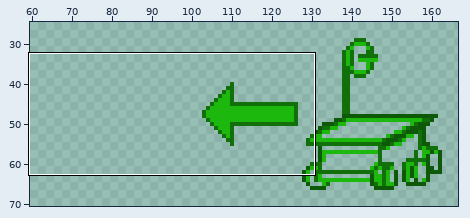
Sprite sheet -- FromEarthToMars/Assets/Art/Sprites/UI/off_screen.png. The first picture is a wide view before the edit; the outline marks the close-up.
Close-up. Before the commit:
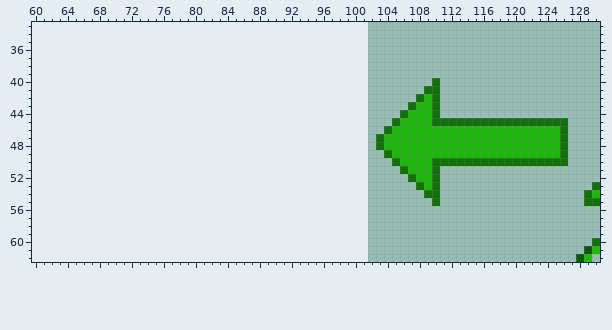
The file is 64x64 pixels. Shown: x 60..130, y 33..62. The old version is drawn lined up with the new one, on the new canvas. The wide view leaves out empty margins.
New version:
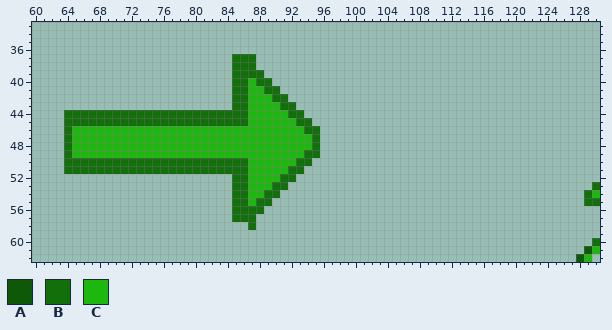
Palette (. is transparent): A #0e5907  B #117009  C #1db80e
Changes in this commit:
canvas 64x64 -> 192x96, the old top-left corner now at 102,16
@@ x 60..130 @@
 36 .......................................................................
-37 .......................................................................
-38 .......................................................................
-39 .......................................................................
-40 ..................................................B....................
-41 .................................................BB....................
-42 ................................................BCB....................
-43 ...............................................BCCB....................
-44 ..............................................BCCCB....................
-45 .............................................BCCCCBBBBBBBBBBBBBBBBB....
-46 ............................................BCCCCCCCCCCCCCCCCCCCCCB....
-47 ...........................................BCCCCCCCCCCCCCCCCCCCCCCB....
-48 ...........................................BCCCCCCCCCCCCCCCCCCCCCCB....
-49 ............................................BCCCCCCCCCCCCCCCCCCCCCB....
-50 .............................................BCCCCBBBBBBBBBBBBBBBBB....
-51 ..............................................BCCCB....................
-52 ...............................................BCCB....................
-53 ................................................BCB...................B
-54 .................................................BB..................BC
-55 ..................................................B..................BB
-56 .......................................................................
-57 .......................................................................
-58 .......................................................................
+37 .........................BBB...........................................
+38 .........................BBB...........................................
+39 .........................BBBB..........................................
+40 .........................BBCBB.........................................
+41 .........................BBCCBB........................................
+42 .........................BBCCCBB.......................................
+43 .........................BBCCCCBB......................................
+44 ....BBBBBBBBBBBBBBBBBBBBBBBCCCCCBB.....................................
+45 ....BBBBBBBBBBBBBBBBBBBBBBBCCCCCCBB....................................
+46 ....BCCCCCCCCCCCCCCCCCCCCCCCCCCCCCBB...................................
+47 ....BCCCCCCCCCCCCCCCCCCCCCCCCCCCCCCB...................................
+48 ....BCCCCCCCCCCCCCCCCCCCCCCCCCCCCCCB...................................
+49 ....BCCCCCCCCCCCCCCCCCCCCCCCCCCCCCBB...................................
+50 ....BBBBBBBBBBBBBBBBBBBBBBBCCCCCCBB....................................
+51 ....BBBBBBBBBBBBBBBBBBBBBBBCCCCCBB.....................................
+52 .........................BBCCCCBB......................................
+53 .........................BBCCCBB......................................B
+54 .........................BBCCBB......................................BC
+55 .........................BBCBB.......................................BB
+56 .........................BBBB..........................................
+57 .........................BBB...........................................
+58 ...........................B...........................................
 59 .......................................................................
Where, in picture pixels (left, top, right, bottom), the same in both close-ups:
added: (64, 54, 320, 230)
erased: (376, 78, 568, 206)
